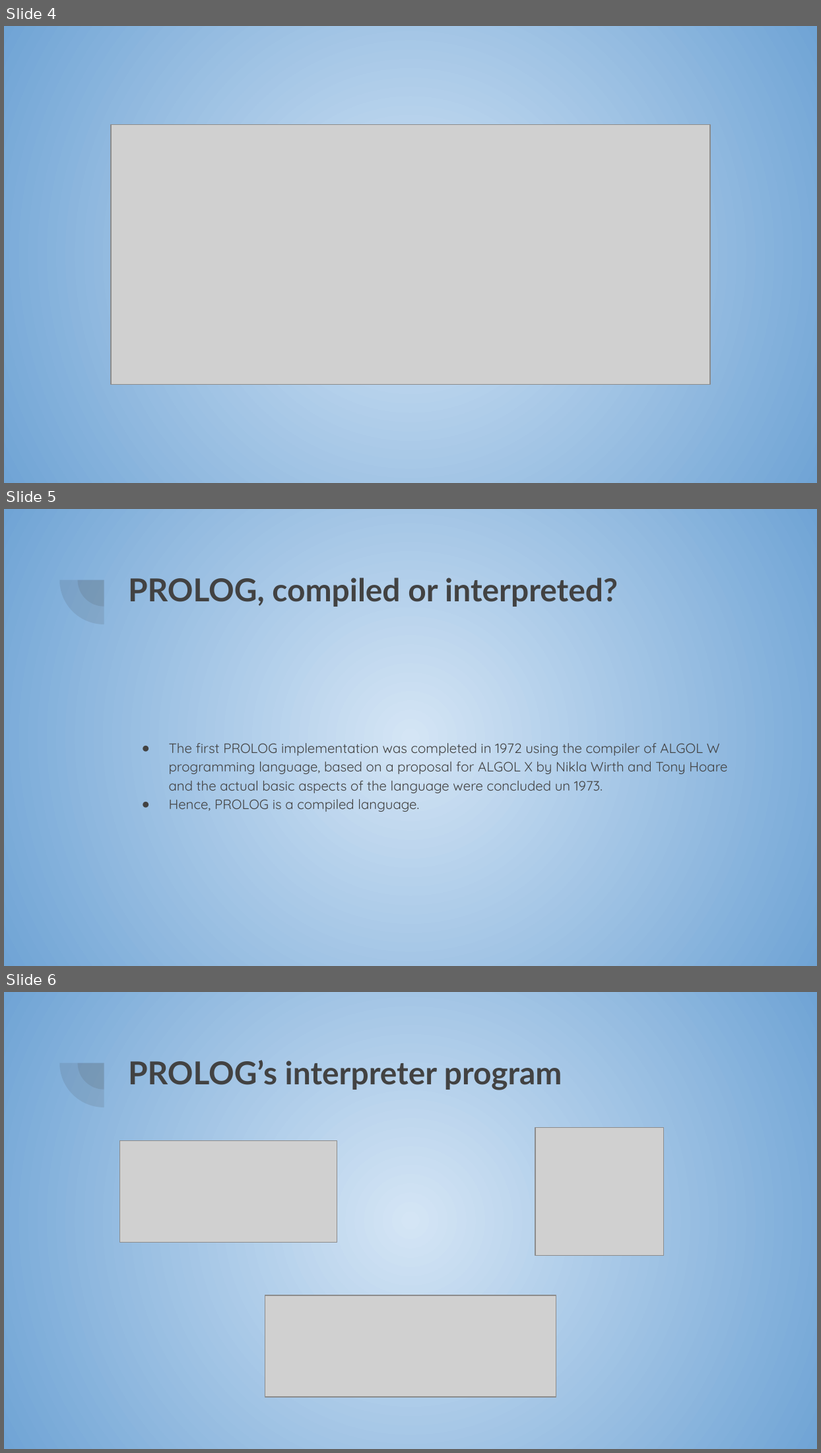
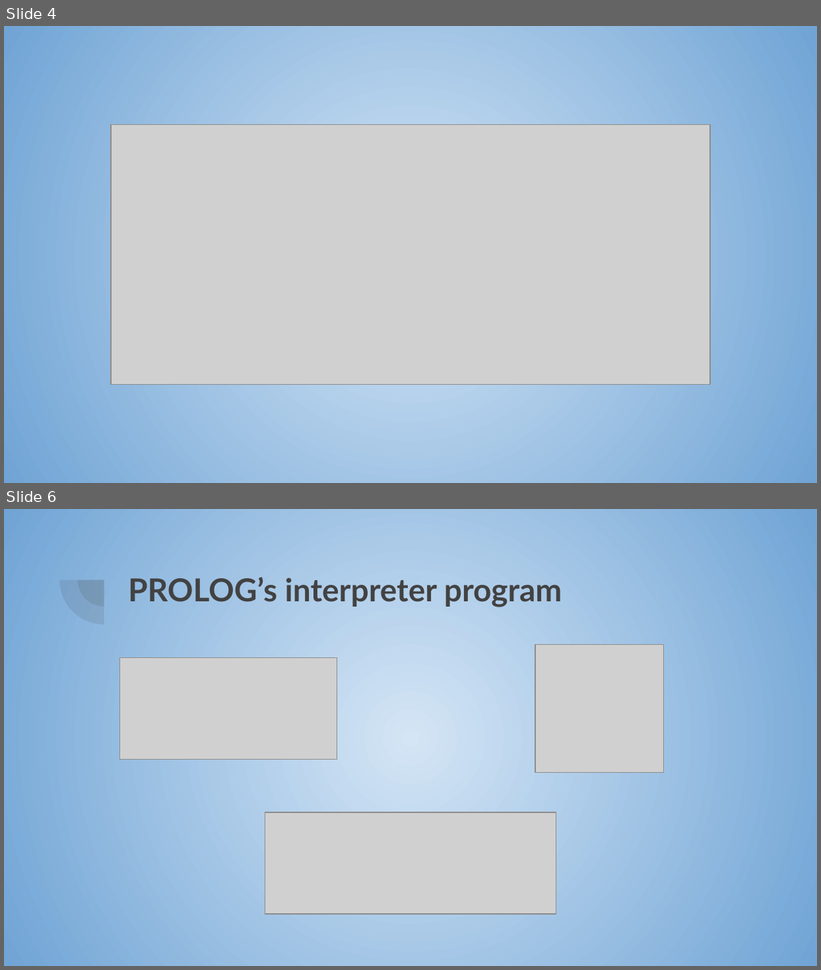
Before and after one commit to marc7666/Language-processors, a slide deck: Activities/Symbol table, intemediate code generation and synthesis phase/PROLOG presentation.pptx. Shown one above the other, each under a label of ours: slides 4, 5 and 6 before the commit, slides 4 and 6 after it; the slides between them are not shown. The pictures are 821x1453 and 821x970 pixels, drawn with LibreOffice and Linux fonts; fonts in the diff are those of the drawing; grey boxes stand for pictures. Boxes give left, top, right and bottom in pixels: in the first picture for what was removed or moved away, otherwise in the second. Text is boxed around its words. In the diff, an @@ line names an element or a change of style, - is before the commit and + after.

```diff
--- a/Activities/Symbol table, intemediate code generation and synthesis phase/PROLOG presentation.pptx
+++ b/Activities/Symbol table, intemediate code generation and synthesis phase/PROLOG presentation.pptx
@@ slide 5 removed at (x1=4, y1=509, x2=817, y2=966), background gradient #D4E5F5 to #70A4D5; not listed: 2 template elements that a slide beside it also shows @@
@@ title removed at (x1=128, y1=578, x2=618, y2=607) @@
-PROLOG, compiled or interpreted?
@@ text removed at (x1=169, y1=743, x2=727, y2=812) @@
-● The first PROLOG implementation was completed in 1972 using the compiler of ALGOL W programming language, based on a proposal for ALGOL X by Nikla Wirth and Tony Hoare and the actual basic aspects of the language were concluded un 1973.
-● Hence, PROLOG is a compiled language.
```
Also in this commit, not shown: 4 slides changed, 5 slides added, 3 other slides removed, 1 other file.
